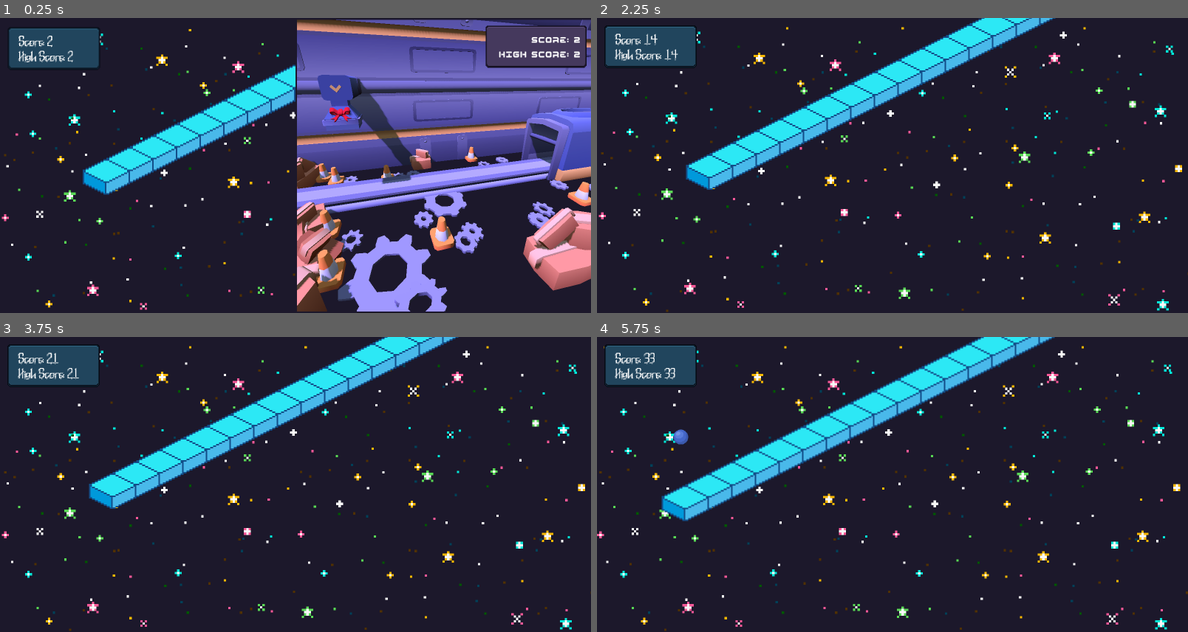
Above: before the commit, frames 1-4 (two rows, left to right).
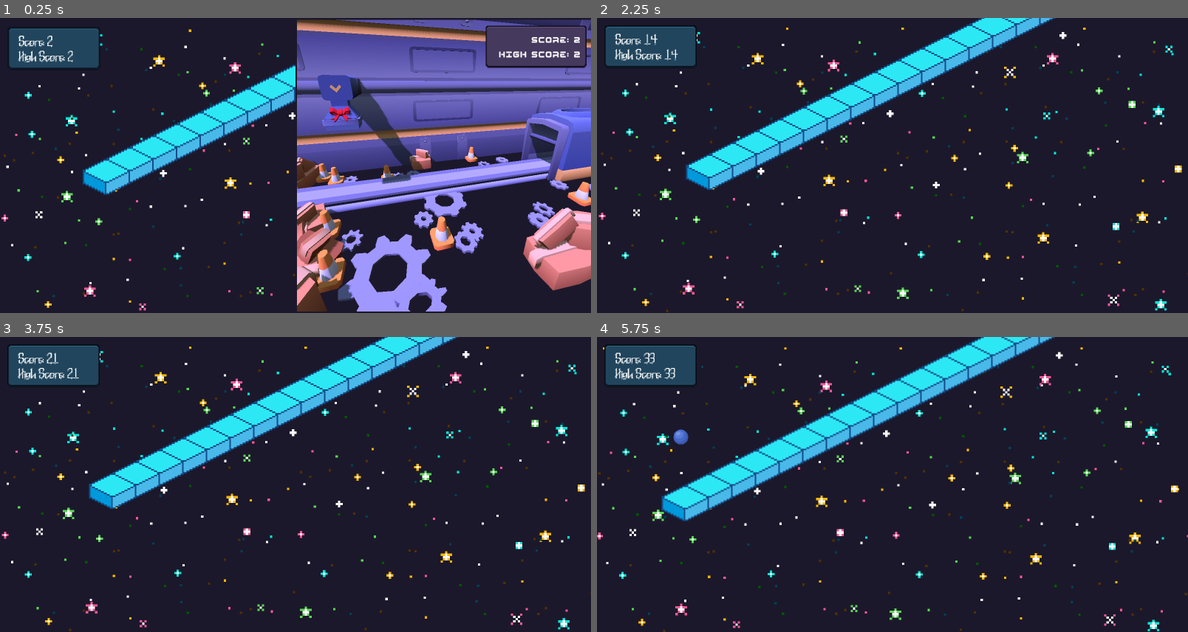
Above: after the commit, the same moments.

Repository: ofknee/tap-tap-tap
Game: Godot game, scene res://scenes/root.tscn
The game is run twice, just before and just after one commit, with the same random seed, the same clock (stepped at 60 frames per second) and the same inputs.
Inputs:
- Up to frame 1 (0.25 s): no input
- Up to frame 2 (2.25 s): tap Enter at 0.5 s; hold Right (RIGHT) 0.53-1.28 s; tap Shift (SWITCH) at 0.6, 1.35, 2.1 s; hold A (LEFT) 1.28-2.03 s; tap Space at 2 s; hold Right (RIGHT) from 2.03 s (still down)
- Up to frame 3 (3.75 s): tap Shift (SWITCH) at 2.85, 3.6 s; tap Enter at 3.5 s; release Right (RIGHT) at 3.53 s; hold A (LEFT) from 3.53 s (still down)
- Up to frame 4 (5.75 s): keep holding A (LEFT); tap Shift (SWITCH) at 4.35, 5.1 s; tap Space at 5 s

The runs differ from the first frame. In frame 1, 1.0% of the frame differs, in the area x 0-50%, y 3-100%; in frame 2, 1.4%; in frame 3, 1.4%; in frame 4, 3.0%, in the area x 0-100%, y 3-100%.

Commit message:
parallax edits

Diff:
--- a/scenes/important/game.tscn
+++ b/scenes/important/game.tscn
@@ -31,8 +31,8 @@
 [node name="game" type="Node2D" unique_id=1528345599]
 
 [node name="Parallax2D" type="Parallax2D" parent="." unique_id=1512886978]
-repeat_size = Vector2(1600, 0)
-autoscroll = Vector2(-10, 0)
+repeat_size = Vector2(1600, 1400)
+autoscroll = Vector2(-10, 5)
 
 [node name="Sprite2D" type="Sprite2D" parent="Parallax2D" unique_id=441071804]
 texture_filter = 1
@@ -40,22 +40,36 @@
 texture = ExtResource("1_oj8n7")
 centered = false
 
-[node name="Sprite2D2" type="Sprite2D" parent="Parallax2D" unique_id=1130354898]
+[node name="Parallax2D4" type="Parallax2D" parent="." unique_id=1113890360]
+repeat_size = Vector2(1600, 1600)
+autoscroll = Vector2(-40, 10)
+
+[node name="Sprite2D" type="Sprite2D" parent="Parallax2D4" unique_id=5363043]
+texture_filter = 1
+scale = Vector2(6.236608, 6.236608)
+texture = ExtResource("3_q0mio")
+centered = false
+
+[node name="Parallax2D3" type="Parallax2D" parent="." unique_id=1973571946]
+scroll_scale = Vector2(1600, 1600)
+repeat_size = Vector2(1600, 1400)
+autoscroll = Vector2(-15, 5)
+
+[node name="Sprite2D4" type="Sprite2D" parent="Parallax2D3" unique_id=1670904092]
+texture_filter = 1
+scale = Vector2(6.276786, 6.276786)
+texture = ExtResource("4_o8w2j")
+centered = false
+
+[node name="Parallax2D2" type="Parallax2D" parent="." unique_id=930199612]
+scroll_scale = Vector2(1600, 1600)
+repeat_size = Vector2(1600, 1400)
+autoscroll = Vector2(-20, 5)
+
+[node name="Sprite2D2" type="Sprite2D" parent="Parallax2D2" unique_id=1130354898]
 texture_filter = 1
 scale = Vector2(6.241071, 6.241071)
 texture = ExtResource("2_4xql6")
-centered = false
-
-[node name="Sprite2D3" type="Sprite2D" parent="Parallax2D" unique_id=49671]
-texture_filter = 1
-scale = Vector2(6.245536, 6.245536)
-texture = ExtResource("3_q0mio")
-centered = false
-
-[node name="Sprite2D4" type="Sprite2D" parent="Parallax2D" unique_id=1670904092]
-texture_filter = 1
-scale = Vector2(6.276786, 6.276786)
-texture = ExtResource("4_o8w2j")
 centered = false
 
 [node name="JumpStrip" parent="." unique_id=883491700 instance=ExtResource("1_uup8x")]
